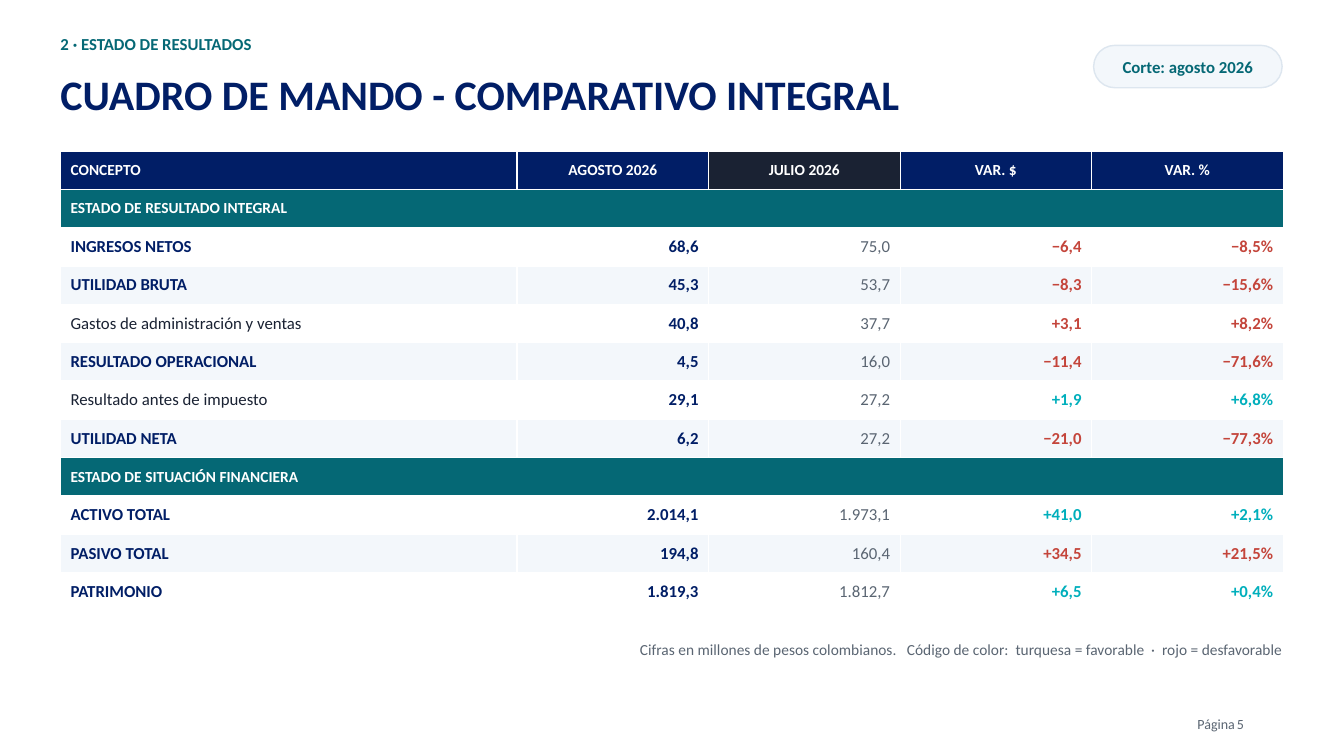
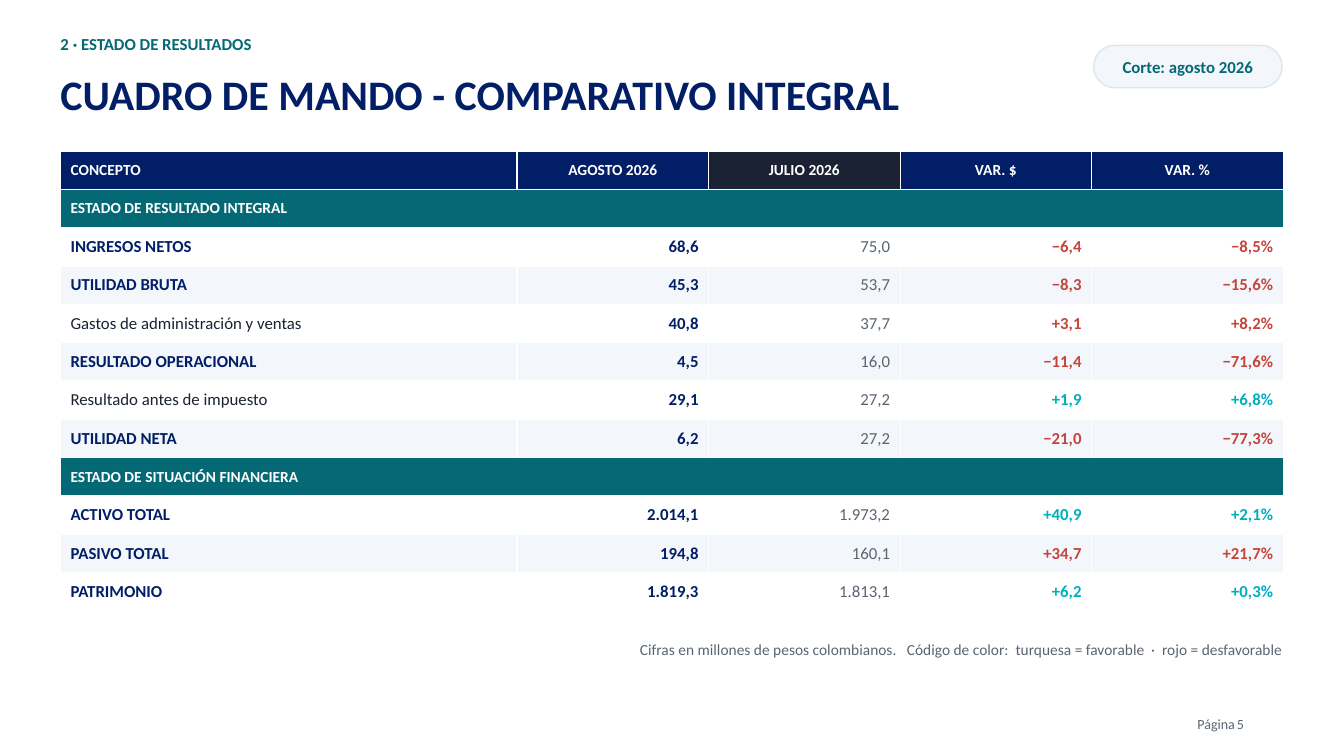
Before and after one commit to FAFAPAPARORO/MACROS-Y-PRESENTACIONES, a slide deck: slide 5 of presentaciones/juridica/Analisis_Financiero_Juridica_Agosto_2026.pptx. Drawn at 1344x756 pixels with LibreOffice and Linux fonts; fonts in the diff are those of the drawing; background and template pictures are left out. Boxes give left, top, right and bottom in pixels: in the first picture for what was removed or moved away, otherwise in the second. Text is boxed around its words. In the diff, an @@ line names an element or a change of style, - is before the commit and + after.

```diff
--- a/presentaciones/juridica/Analisis_Financiero_Juridica_Agosto_2026.pptx
+++ b/presentaciones/juridica/Analisis_Financiero_Juridica_Agosto_2026.pptx
@@ table at bbox=[60, 151, 1284, 603] @@
-row 10, column 3: 1.973,1
+row 10, column 3: 1.973,2
-row 10, column 4: +41,0
+row 10, column 4: +40,9
-row 11: PASIVO TOTAL | 194,8 | 160,4 | +34,5 | +21,5%
+row 11: PASIVO TOTAL | 194,8 | 160,1 | +34,7 | +21,7%
-row 12: PATRIMONIO | 1.819,3 | 1.812,7 | +6,5 | +0,4%
+row 12: PATRIMONIO | 1.819,3 | 1.813,1 | +6,2 | +0,3%
```
Also in this commit, not shown: 4 other slides changed, 1 other file.
